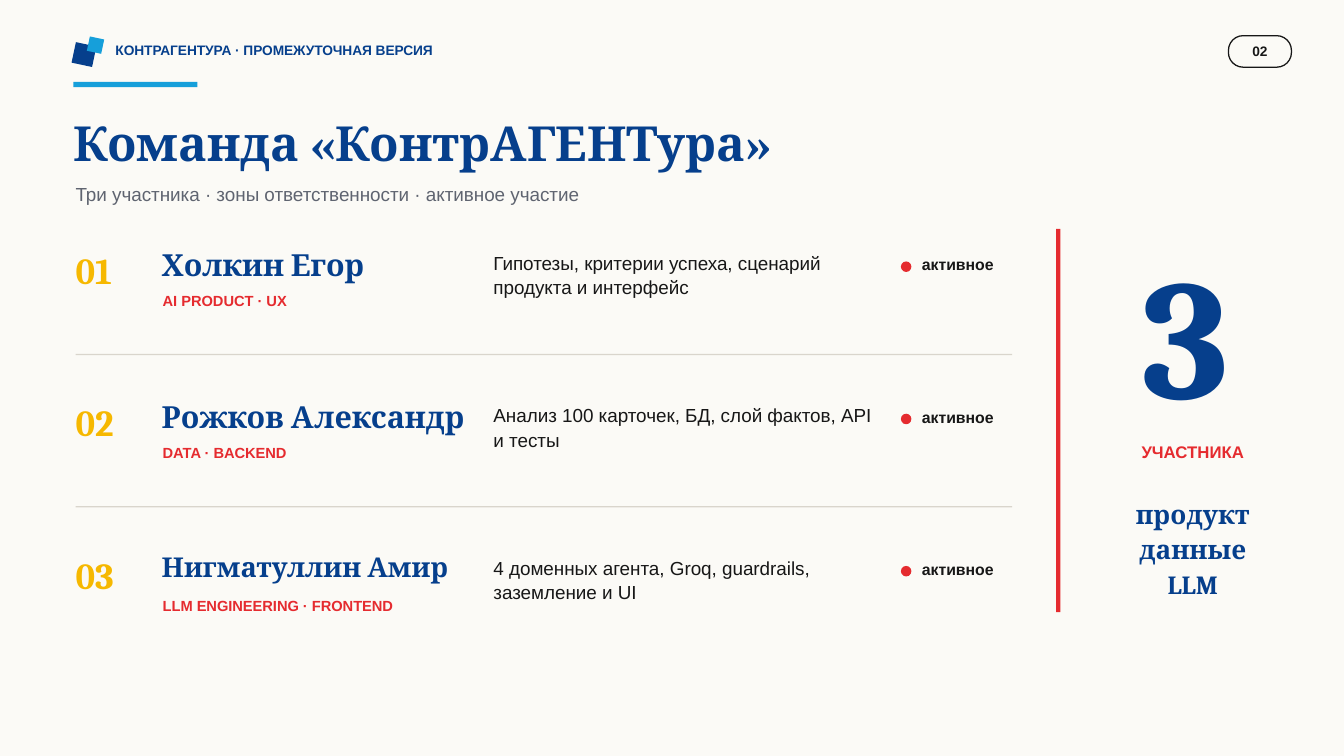
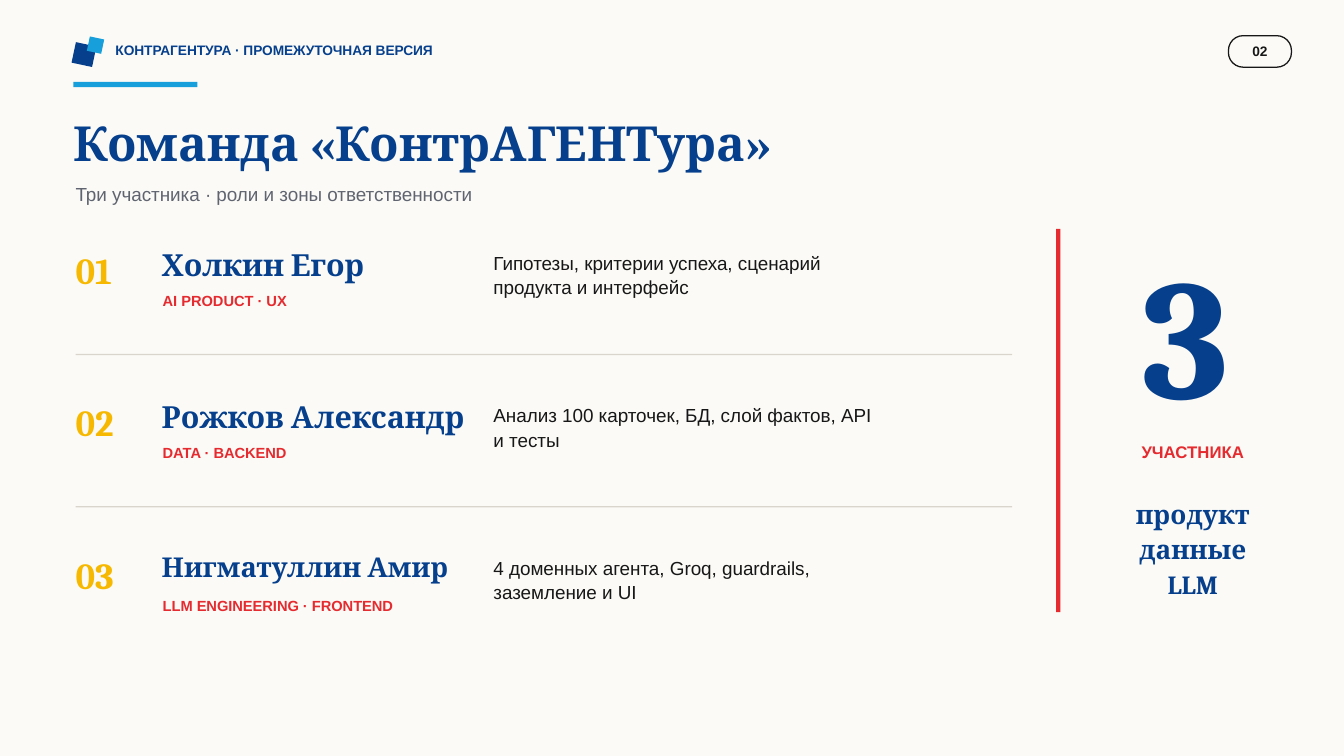
Before and after one commit to Angmtlln/xaxaton, a slide deck: slide 2 of output/presentations/kontragentura_intermediate_pitch.pptx. Drawn at 1344x756 pixels with LibreOffice and Linux fonts; fonts in the diff are those of the drawing. Boxes give left, top, right and bottom in pixels: in the first picture for what was removed or moved away, otherwise in the second. Text is boxed around its words. In the diff, an @@ line names an element or a change of style, - is before the commit and + after.

```diff
--- a/output/presentations/kontragentura_intermediate_pitch.pptx
+++ b/output/presentations/kontragentura_intermediate_pitch.pptx
@@ text at [76, 188, 472, 205]: text changed @@
-Три участника · зоны ответственности · активное участие
+Три участника · роли и зоны ответственности
@@ ellipse removed at [901, 261, 911, 271] @@
@@ text removed at [922, 261, 994, 270] @@
-активное
@@ ellipse removed at [901, 413, 911, 423] @@
@@ text removed at [922, 414, 994, 423] @@
-активное
@@ ellipse removed at [901, 566, 911, 576] @@
@@ text removed at [922, 566, 994, 575] @@
-активное
```
Also in this commit, not shown: 4 other slides changed, 1 slide added, 1 slide removed, 1 other file.
